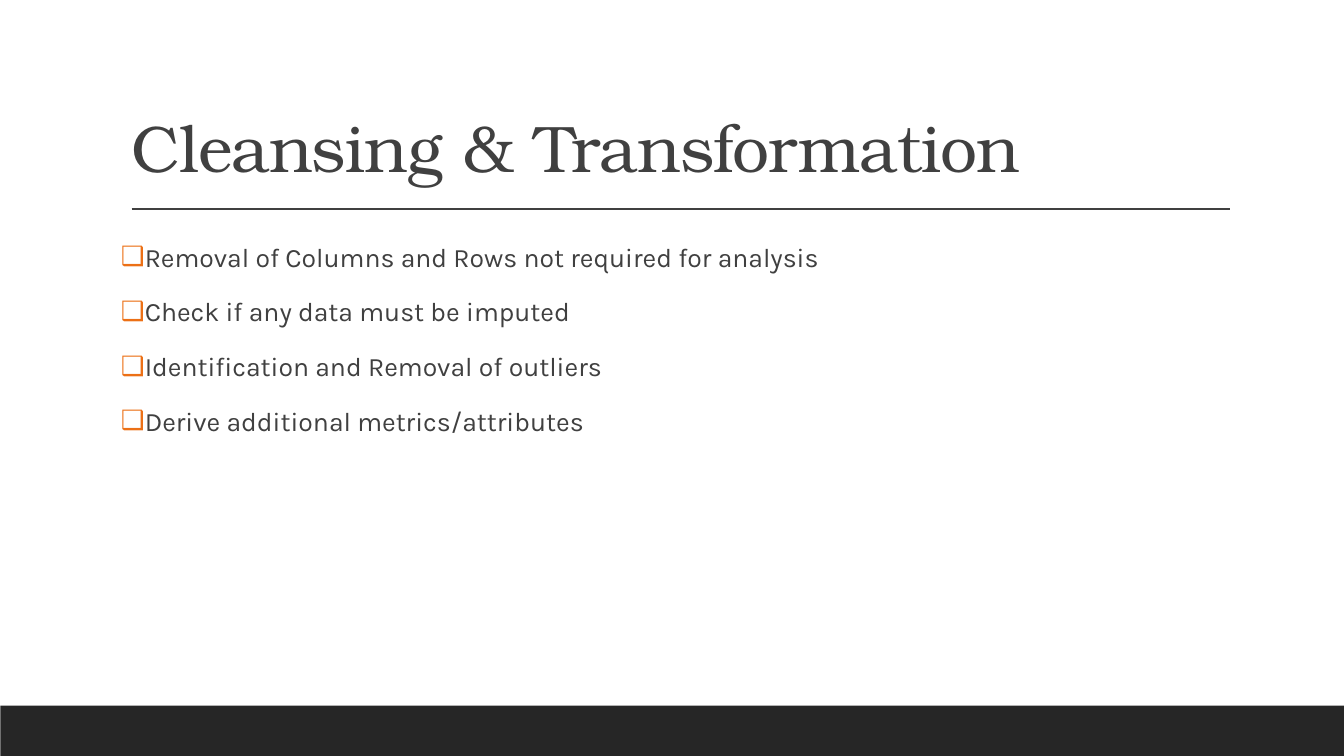
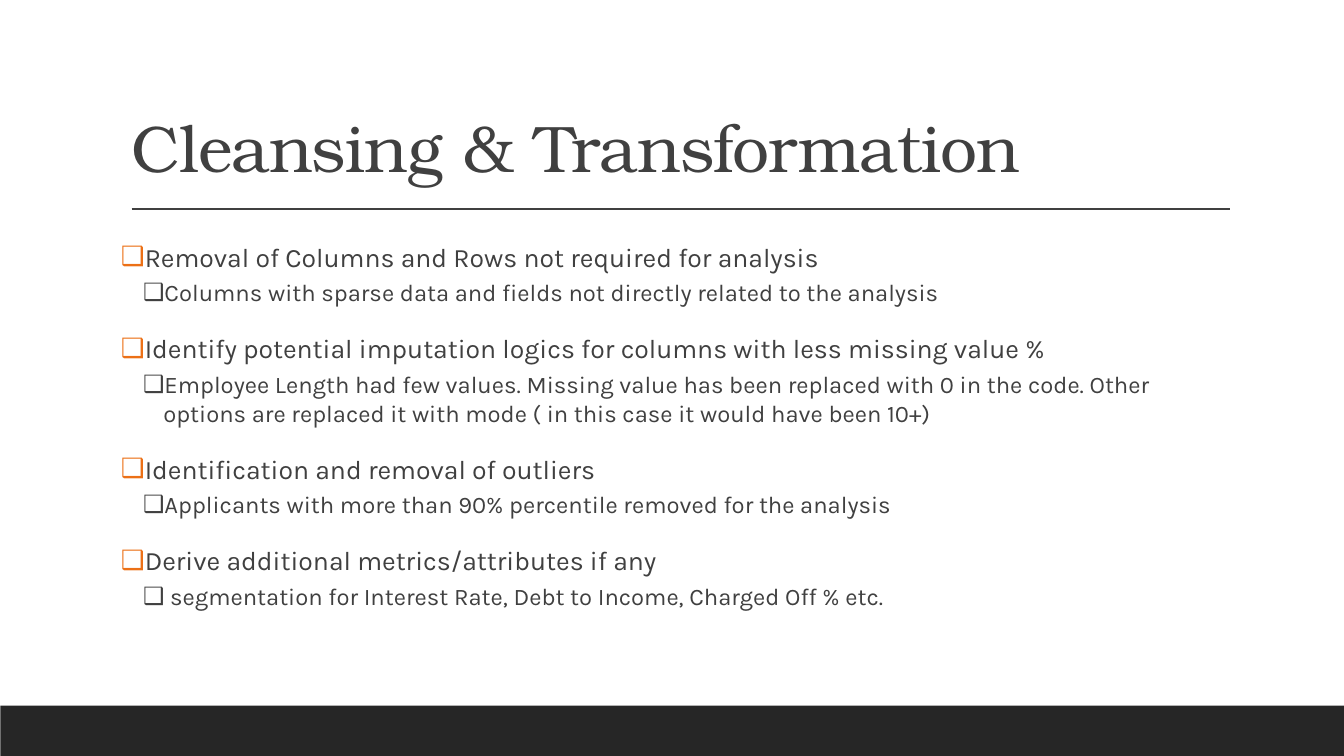
Before and after one commit to chitra-psg/lending-club, a slide deck: slide 4 of lending_club.pptx. Drawn at 1344x756 pixels with LibreOffice and Linux fonts; fonts in the diff are those of the drawing. Boxes give left, top, right and bottom in pixels: in the first picture for what was removed or moved away, otherwise in the second. Text is boxed around its words. In the diff, an @@ line names an element or a change of style, - is before the commit and + after.

```diff
--- a/lending_club.pptx
+++ b/lending_club.pptx
@@ text at (145, 284, 1150, 611): text changed; size 19 to 17 pt @@
-❑ Check if any data must be imputed
-❑ Identification and Removal of outliers
-❑ Derive additional metrics/attributes
+  ❑ Columns with sparse data and fields not directly related to the analysis
+❑ Identify potential imputation logics for columns with less missing value %
+  ❑ Employee Length had few values. Missing value has been replaced with 0 in the code. Other options are replaced it with mode ( in this case it would have been 10+)
+❑ Identification and removal of outliers
+  ❑ Applicants with more than 90% percentile removed for the analysis
+❑ Derive additional metrics/attributes if any
+  ❑ segmentation for Interest Rate, Debt to Income, Charged Off % etc.
```
Also in this commit, not shown: 2 other slides changed, 7 slides added, 1 other file.
